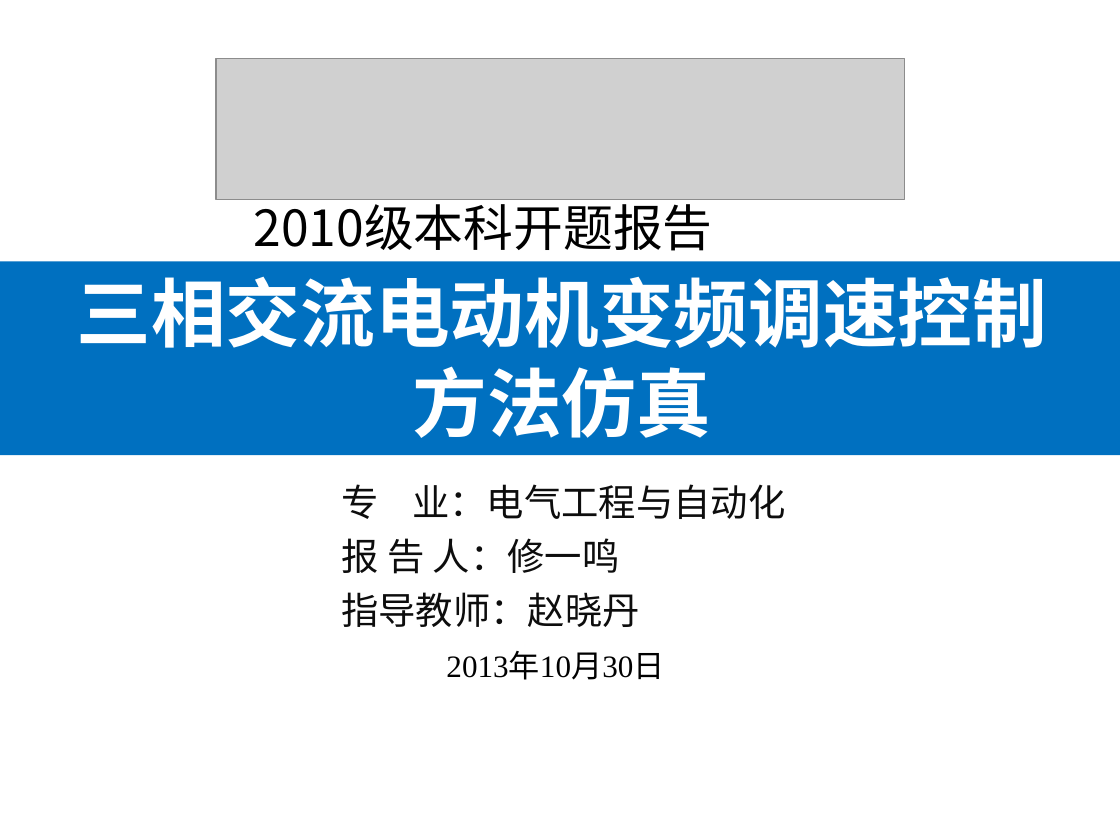
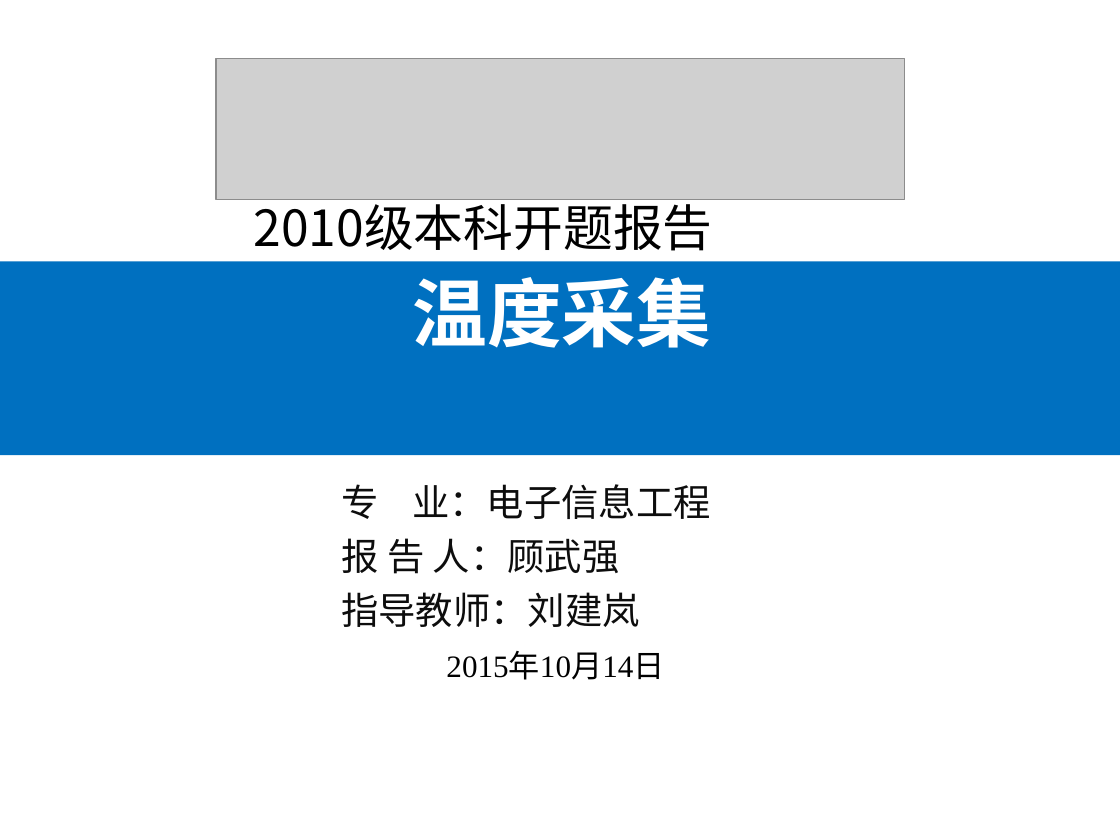
Before and after one commit to jasongwq/BiYeSheJi, a slide deck: slide 1 of 开题/12918324顾武强开题.ppt. Drawn at 1120x840 pixels with LibreOffice and Linux fonts; fonts in the diff are those of the drawing; grey boxes stand for pictures; background and template pictures are left out. Boxes give left, top, right and bottom in pixels: in the first picture for what was removed or moved away, otherwise in the second. Text is boxed around its words. In the diff, an @@ line names an element or a change of style, - is before the commit and + after.

```diff
--- a/开题/12918324顾武强开题.ppt
+++ b/开题/12918324顾武强开题.ppt
@@ title at bbox=[413, 277, 712, 348]: text changed @@
-三相交流电动机变频调速控制方法仿真
+温度采集
@@ subtitle at bbox=[341, 484, 711, 627]: text changed @@
-专 业：电气工程与自动化
-报 告 人：修一鸣
-指导教师：赵晓丹
+专 业：电子信息工程
+报 告 人：顾武强
+指导教师：刘建岚
@@ text at bbox=[446, 653, 664, 680]: text changed @@
-2013年10月30日
+2015年10月14日
```
Also in this commit, not shown: 2 other slides changed, 5 slides added, 6 slides removed, 4 other files.
